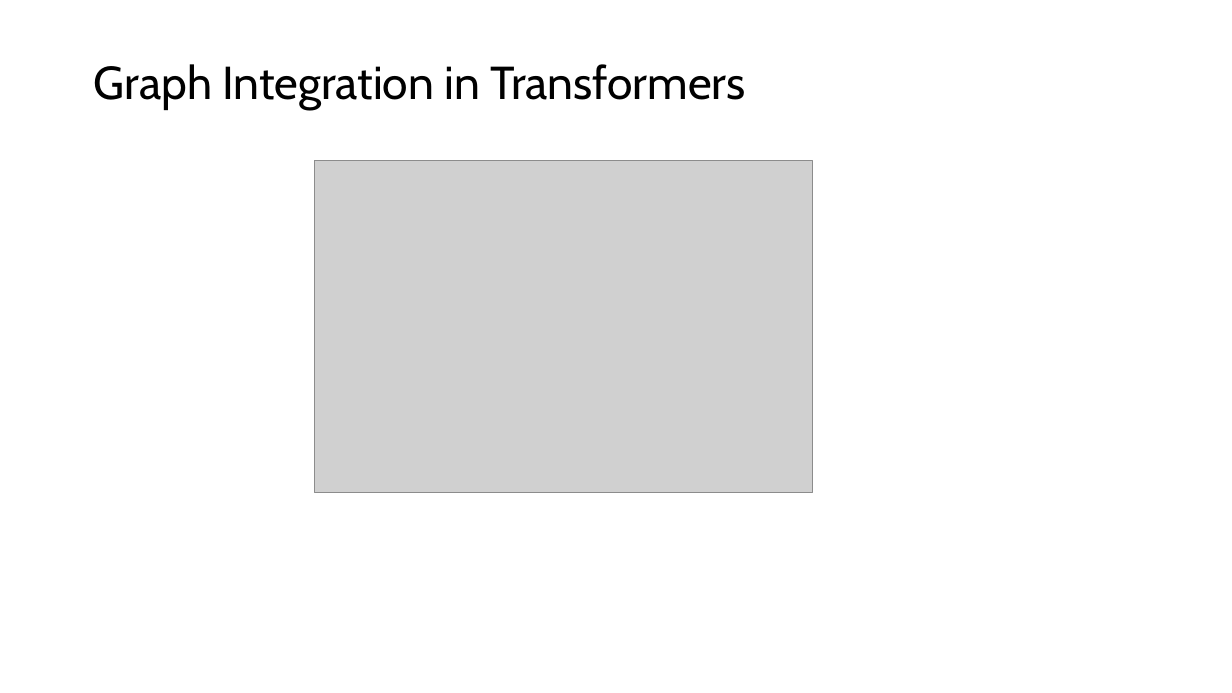
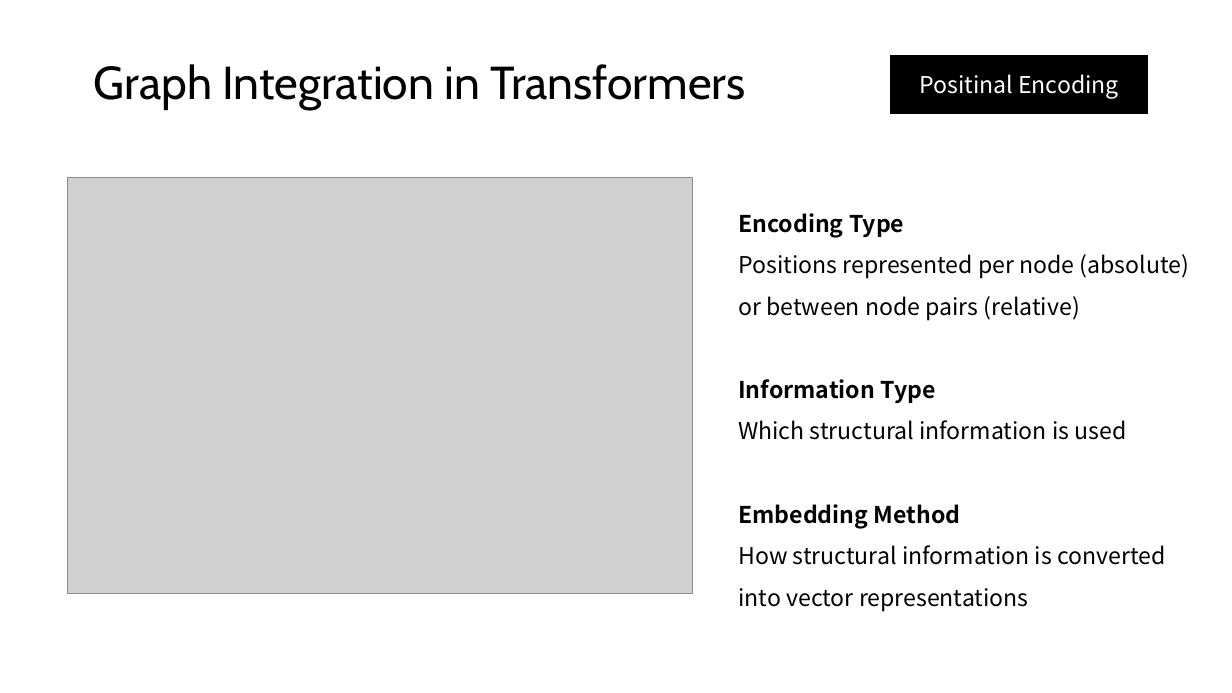
Before and after one commit to kminha22/deep-learning-project, a slide deck: slide 6 of Slide.pptx (slide 8 before the commit). Drawn at 1232x693 pixels with LibreOffice and Linux fonts; fonts in the diff are those of the drawing; grey boxes stand for pictures. Boxes give left, top, right and bottom in pixels: in the first picture for what was removed or moved away, otherwise in the second. Text is boxed around its words. In the diff, an @@ line names an element or a change of style, - is before the commit and + after.

```diff
--- a/Slide.pptx
+++ b/Slide.pptx
@@ rectangle added at bbox=[891, 56, 1147, 113], fill #000000, outline #000000 1.5 pt, 18 pt, text #FFFFFF @@
+Positinal Encoding
@@ picture: place and size @@
-picture at bbox=[314, 161, 813, 493]
+picture at bbox=[67, 178, 693, 594]
@@ text added at bbox=[738, 213, 1189, 611], 18 pt, text #000000 @@
+Encoding Type
+Positions represented per node (absolute)
+or between node pairs (relative)
+Information Type
+Which structural information is used
+Embedding Method
+How structural information is converted
+into vector representations
```
Also in this commit, not shown: 8 other slides changed, 3 slides added, 5 slides removed.
